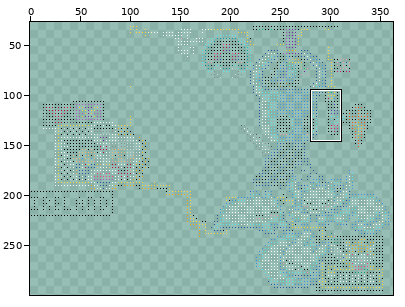
Sprite sheet: hk_zone_1292-40.png. Above, an overview of the earlier version with the close-up marked.
Close-up. Before the edit:
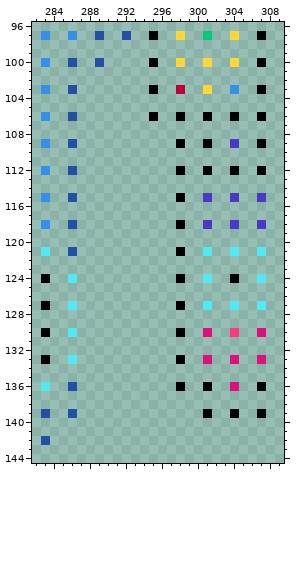
The file is 387x327 pixels. Shown: x 282..309, y 96..144. The wide view leaves out empty margins.
After:
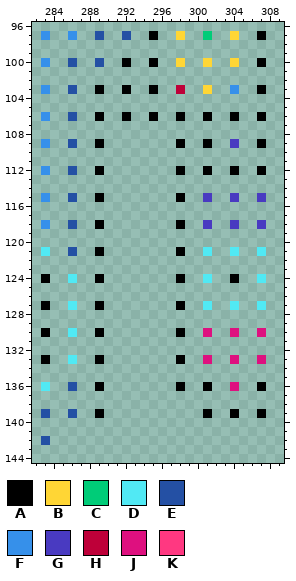
Palette (. is transparent): A #000000  B #ffd635  C #00cc78  D #51e9f4  E #2450a4  F #3690ea  G #493ac1  H #be0039  J #de107f  K #ff3881
The edit:
Changed rows in their new state; - is an unchanged pixel.
first column x 289:
100 ---A------------
103 A--A------------
106 A--A------------
109 A---------------
112 A---------------
115 A---------------
118 A---------------
121 A---------------
124 A---------------
127 A---------------
130 A--------------J
133 A---------------
136 A---------------
139 A---------------
Pixel boxes of the changes (left, top, right, bottom) in both close-ups:
added: (95, 58, 131, 418)
changed: (230, 328, 239, 337)
